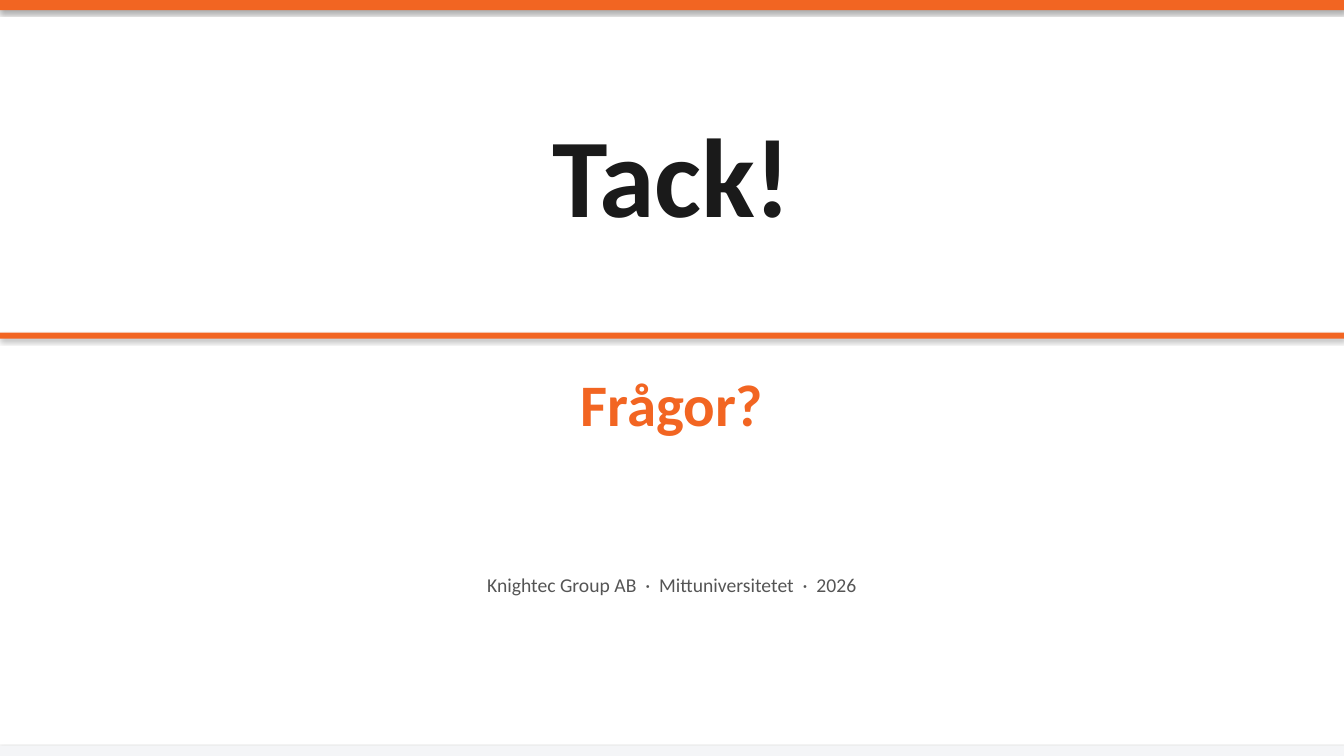
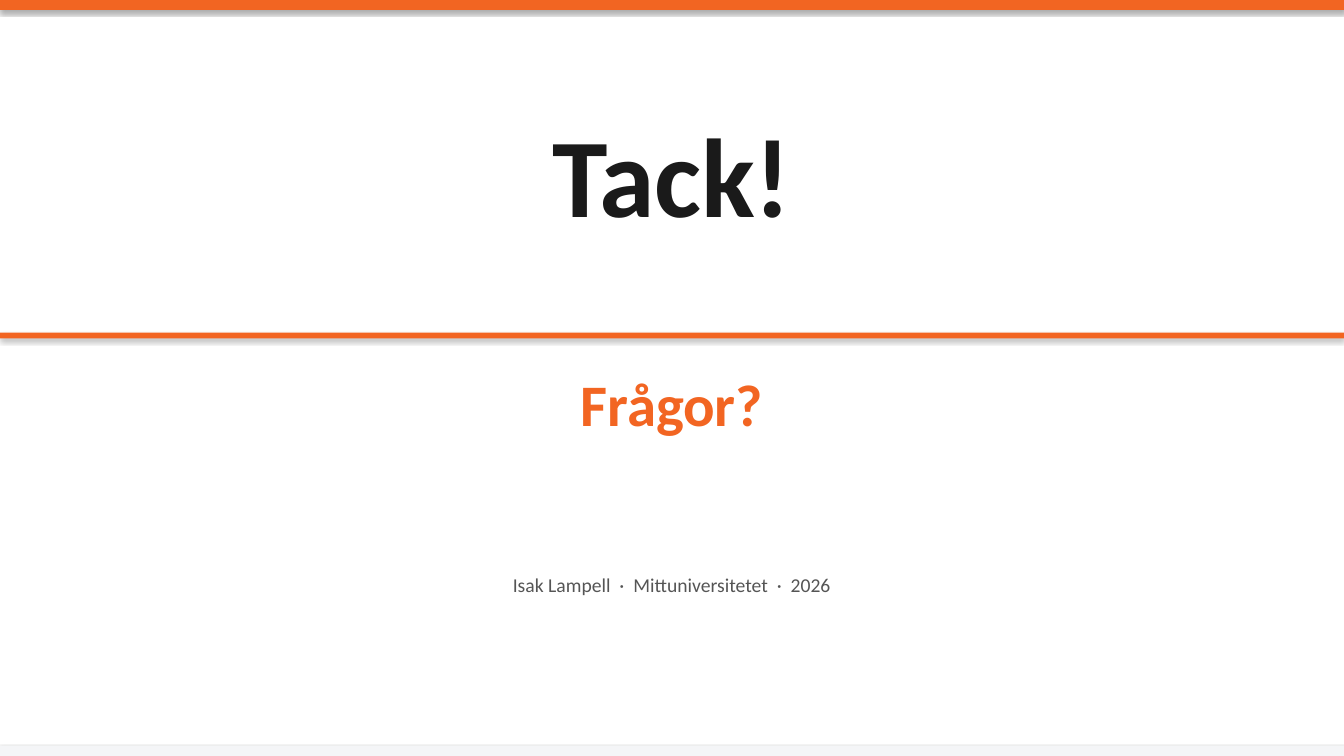
Before and after one commit to isak29/isak-bachelor-thesis, a slide deck: slide 15 of presentation/thesis_presentation_1.pptx. Drawn at 1344x756 pixels with LibreOffice and Linux fonts; fonts in the diff are those of the drawing. Boxes give left, top, right and bottom in pixels: in the first picture for what was removed or moved away, otherwise in the second. Text is boxed around its words. In the diff, an @@ line names an element or a change of style, - is before the commit and + after.

```diff
--- a/presentation/thesis_presentation_1.pptx
+++ b/presentation/thesis_presentation_1.pptx
@@ text at (513,578,831,595): text changed @@
-Knightec Group AB · Mittuniversitetet · 2026
+Isak Lampell · Mittuniversitetet · 2026
```
Also in this commit, not shown: 8 other slides changed, 3 other files.
